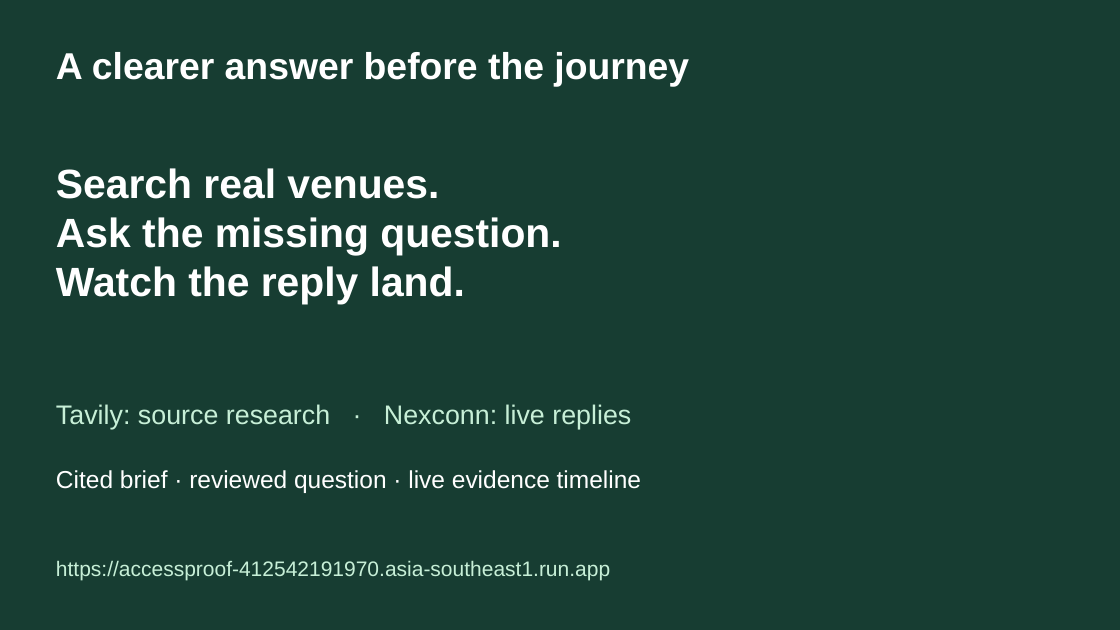
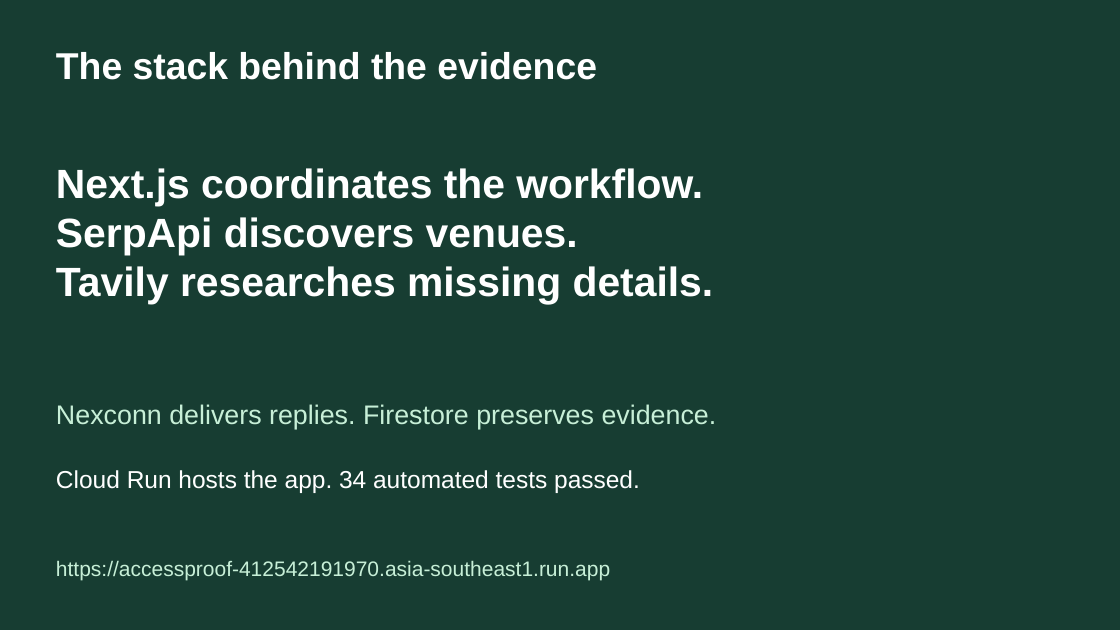
Before and after one commit to gowtham66867/accessproof, a slide deck: slide 6 of submission/AccessProof-Global-AI.pptx. Drawn at 1120x630 pixels with LibreOffice and Linux fonts; fonts in the diff are those of the drawing. Boxes give left, top, right and bottom in pixels: in the first picture for what was removed or moved away, otherwise in the second. Text is boxed around its words. In the diff, an @@ line names an element or a change of style, - is before the commit and + after.

Commit message:
Show Oriane research and clarify agent decisions in demo

```diff
--- a/submission/AccessProof-Global-AI.pptx
+++ b/submission/AccessProof-Global-AI.pptx
@@ text at [56, 52, 597, 80]: text changed @@
-A clearer answer before the journey
+The stack behind the evidence
@@ text at [56, 168, 714, 304]: text changed @@
-Search real venues.
-Ask the missing question.
-Watch the reply land.
+Next.js coordinates the workflow.
+SerpApi discovers venues.
+Tavily researches missing details.
@@ text at [56, 404, 717, 430]: text changed @@
-Tavily: source research · Nexconn: live replies
+Nexconn delivers replies. Firestore preserves evidence.
@@ text at [56, 470, 640, 493]: text changed @@
-Cited brief · reviewed question · live evidence timeline
+Cloud Run hosts the app. 34 automated tests passed.
```
Also in this commit, not shown: 1 other slide changed, 1 slide added, 1 slide removed, 10 other files.
